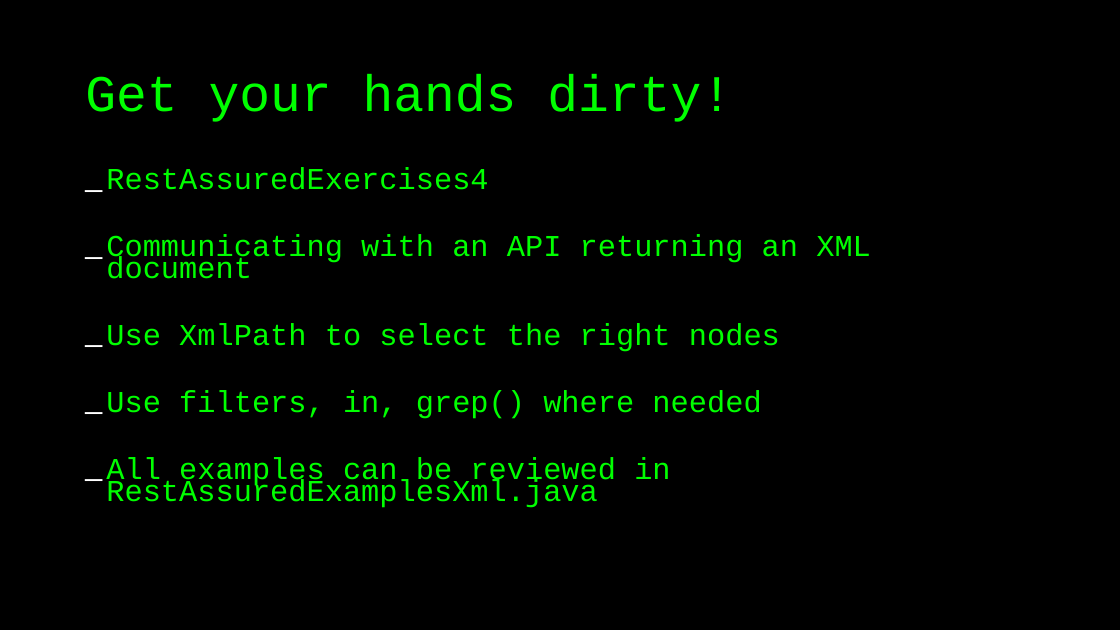
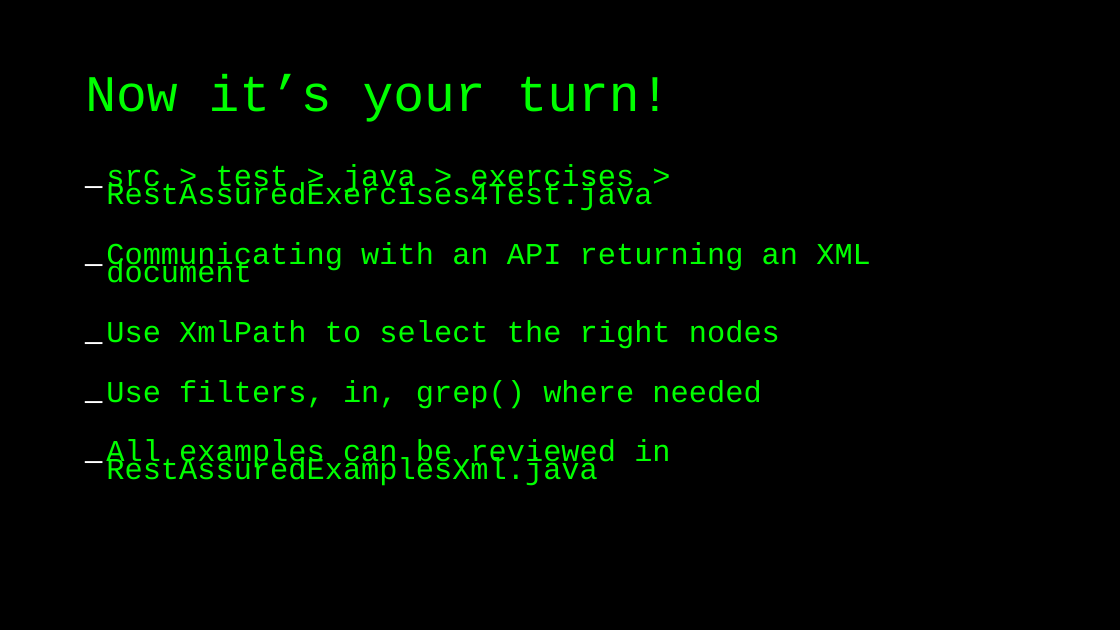
Before and after one commit to basdijkstra/rest-assured-workshop, a slide deck: slide 42 of RestAssuredWorkshop.odp. Drawn at 1120x630 pixels with LibreOffice and Linux fonts; fonts in the diff are those of the drawing. Boxes give left, top, right and bottom in pixels: in the first picture for what was removed or moved away, otherwise in the second. Text is boxed around its words. In the diff, an @@ line names an element or a change of style, - is before the commit and + after.

```diff
--- a/RestAssuredWorkshop.odp
+++ b/RestAssuredWorkshop.odp
@@ title at <box>85,73,671,122</box>: text changed @@
-Get your hands dirty!
+Now it’s your turn!
@@ text at <box>106,164,652,211</box>: text changed @@
-_ RestAssuredExercises4
+_ src > test > java > exercises > RestAssuredExercises4Test.java
@@ text at <box>106,242,871,486</box>: line spacing 0.6 to 0.5 @@
```
Also in this commit, not shown: 8 other slides changed, 3 slides added, 1 slide removed, 13 other files.
